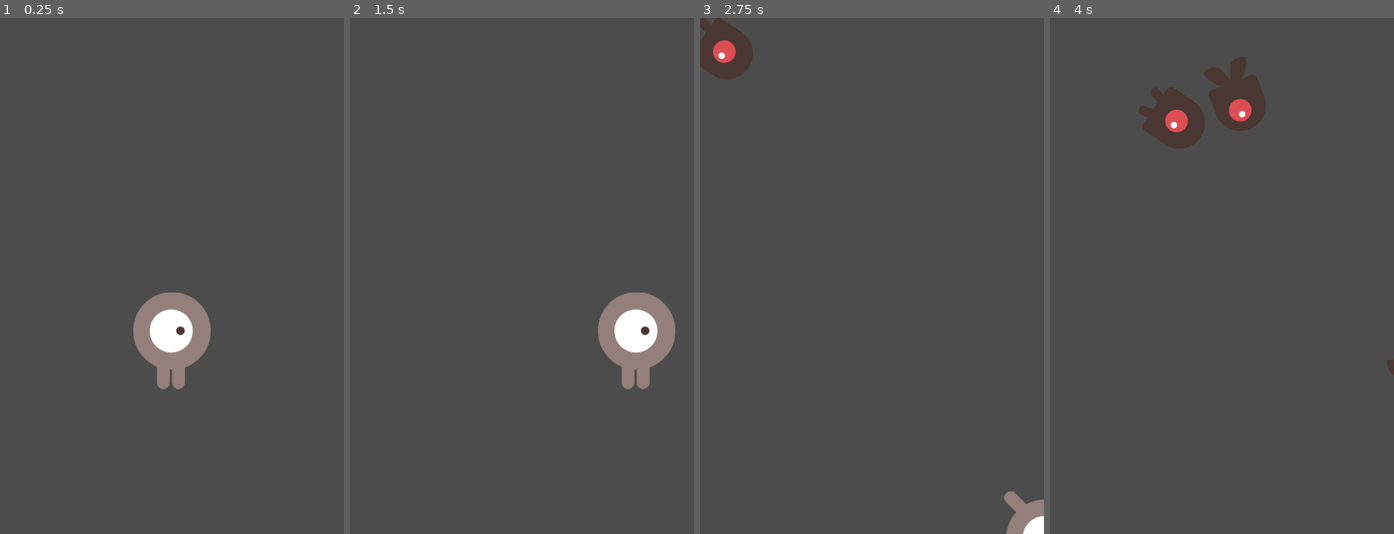
Above: before the commit, frames 1-4 (left to right).
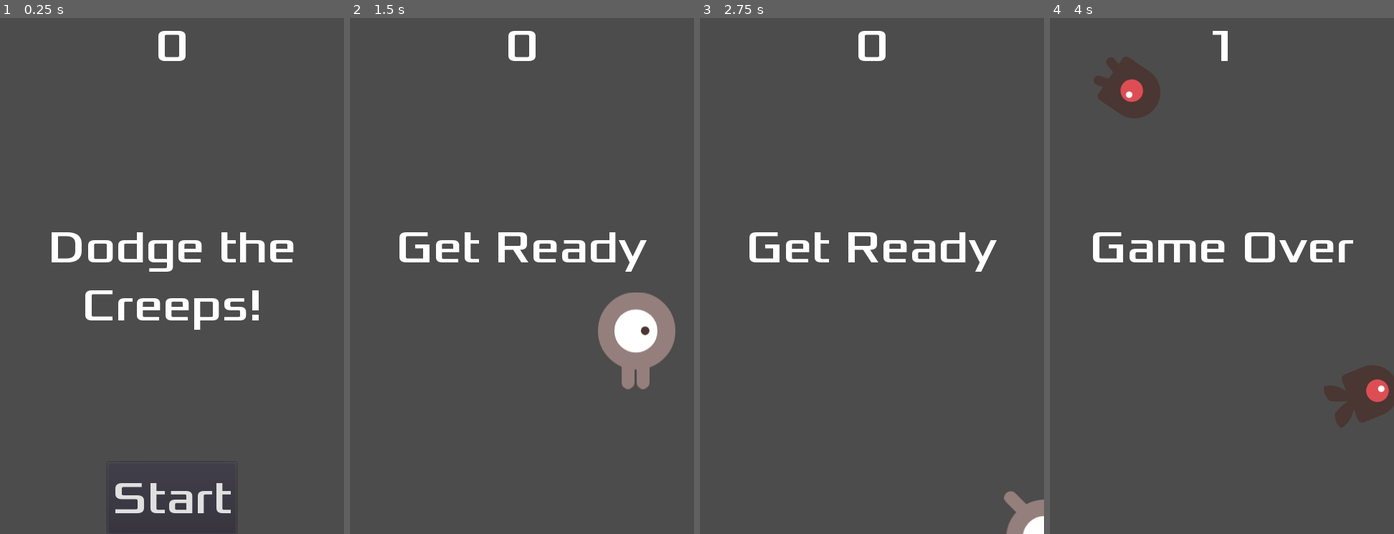
Above: after the commit, the same moments.

Repository: jakierice/dodge-tutorial
Game: Godot game, scene res://Main.tscn
The game is run twice, just before and just after one commit, with the same random seed, the same clock (stepped at 60 frames per second) and the same inputs.
Inputs (mouse positions are in pixels of both pictures, inside the frame that each line leads up to):
- Up to frame 1 (0.25 s): no input
- Up to frame 2 (1.5 s): click (522, 497) at 0.5 s, where only the run after the commit has a clickable "Start"; tap Enter at 1.25 s; hold Right (ui_right) from 1.28 s (still down)
- Up to frame 3 (2.75 s): release Right (ui_right) at 2.03 s; hold Down (ui_down) from 2.03 s (still down)
- Up to frame 4 (4 s): release Down (ui_down) at 2.78 s; hold Right (ui_right) 2.78-3.53 s; hold Up (ui_up) from 3.53 s (still down)

The runs differ from the first frame. In frame 1, 6.4% of the frame differs, in the area x 15-86%, y 2-96%; in frame 2, 2.0%; in frame 3, 3.4%; in frame 4, 7.8%, in the area x 12-100%, y 2-80%.

Commit message:
feat: add HUD for game start, message, and score

Diff:
--- /dev/null
+++ b/HUD.gd
@@ -0,0 +1,30 @@
+extends CanvasLayer
+
+signal start_game
+
+func show_message(text):
+	$Message.text = text
+	$Message.show()
+	$MessageTimer.start()
+
+
+func show_game_over():
+	show_message("Game Over")
+	yield($MessageTimer, "timeout")
+	$Message.text = "Dodge the\nCreeps"
+	$Message.show()
+	yield(get_tree().create_timer(1), "timeout")
+	$StartButton.show()
+
+
+func update_score(score):
+	$ScoreLabel.text = str(score)
+
+
+func _on_StartButton_pressed():
+	$StartButton.hide()
+	emit_signal("start_game")
+
+
+func _on_MessageTimer_timeout():
+	$Message.hide()
--- /dev/null
+++ b/HUD.tscn
@@ -0,0 +1,54 @@
+[gd_scene load_steps=4 format=2]
+
+[ext_resource path="res://HUD.gd" type="Script" id=1]
+[ext_resource path="res://fonts/Xolonium-Regular.ttf" type="DynamicFontData" id=2]
+
+[sub_resource type="DynamicFont" id=1]
+size = 64
+font_data = ExtResource( 2 )
+
+[node name="HUD" type="CanvasLayer"]
+script = ExtResource( 1 )
+
+[node name="Message" type="Label" parent="."]
+anchor_top = 0.5
+anchor_right = 1.0
+anchor_bottom = 0.5
+margin_top = -79.5
+margin_bottom = 79.5
+custom_fonts/font = SubResource( 1 )
+text = "Dodge the Creeps!"
+align = 1
+autowrap = true
+__meta__ = {
+"_edit_use_anchors_": false
+}
+
+[node name="ScoreLabel" type="Label" parent="."]
+anchor_right = 1.0
+margin_bottom = 78.0
+custom_fonts/font = SubResource( 1 )
+text = "0"
+align = 1
+__meta__ = {
+"_edit_use_anchors_": false
+}
+
+[node name="StartButton" type="Button" parent="."]
+anchor_left = 0.5
+anchor_top = 1.0
+anchor_right = 0.5
+anchor_bottom = 1.0
+margin_left = -90.0
+margin_top = -100.0
+margin_right = 90.0
+custom_fonts/font = SubResource( 1 )
+text = "Start"
+__meta__ = {
+"_edit_use_anchors_": false
+}
+
+[node name="MessageTimer" type="Timer" parent="."]
+wait_time = 2.0
+one_shot = true
+[connection signal="pressed" from="StartButton" to="." method="_on_StartButton_pressed"]
--- a/Main.gd
+++ b/Main.gd
@@ -1,41 +1,46 @@
 extends Node
 
-export (PackedScene) var Mob
+export(PackedScene) var Mob
 var score
 
 func _ready():
+	print_debug("Game Started")
 	randomize()
-	new_game()
+
 
 func game_over():
 	$ScoreTimer.stop()
 	$MobTimer.stop()
+	$HUD.show_game_over()
+
 
 func new_game():
+	print_debug("Name game initiated.")
 	score = 0
 	$Player.start($StartPosition.position)
 	$StartTimer.start()
+	$HUD.update_score(score)
+	$HUD.show_message("Get Ready")
+
+
+func _on_MobTimer_timeout():
+	$MobPath/MobSpawnLocation.offset = randi()
+	var mob = Mob.instance()
+	add_child(mob)
+	var direction = $MobPath/MobSpawnLocation.rotation + TAU / 4
+	mob.position = $MobPath/MobSpawnLocation.position
+	direction += rand_range(-TAU / 8, TAU / 8)
+	mob.rotation = direction
+	mob.linear_velocity = Vector2(rand_range(mob.min_speed, mob.max_speed), 0).rotated(direction)
+	# warning-ignore:return_value_discarded
+	$HUD.connect("start_game", mob, "_on_start_game")
+
+
+func _on_ScoreTimer_timeout():
+	score += 1
+	$HUD.update_score(score)
+
 
 func _on_StartTimer_timeout():
 	$MobTimer.start()
 	$ScoreTimer.start()
-
-func _on_ScoreTimer_timeout():
-	score += 1
-
-func _on_MobTimer_timeout():
-	# Choose a random location on Path2D.
-	$MobPath/MobSpawnLocation.offset = randi()
-	# Create a Mob instance and add it to the scene.
-	var mob = Mob.instance()
-	add_child(mob)
-	# Set the mob's direction perpendicular to the path direction.
-	var direction = $MobPath/MobSpawnLocation.rotation + PI / 2
-	# Set the mob's position to a random location.
-	mob.position = $MobPath/MobSpawnLocation.position
-	# Add some randomness to the direction.
-	direction += rand_range(-PI / 4, PI / 4)
-	mob.rotation = direction
-	# Set the velocity (speed & direction).
-	mob.linear_velocity = Vector2(rand_range(mob.min_speed, mob.max_speed), 0)
-	mob.linear_velocity = mob.linear_velocity.rotated(direction)
--- a/Main.tscn
+++ b/Main.tscn
@@ -1,8 +1,9 @@
-[gd_scene load_steps=5 format=2]
+[gd_scene load_steps=6 format=2]
 
 [ext_resource path="res://Player.tscn" type="PackedScene" id=1]
 [ext_resource path="res://Main.gd" type="Script" id=2]
 [ext_resource path="res://Mob.tscn" type="PackedScene" id=3]
+[ext_resource path="res://HUD.tscn" type="PackedScene" id=4]
 
 [sub_resource type="Curve2D" id=1]
 _data = {
@@ -32,7 +33,10 @@
 curve = SubResource( 1 )
 
 [node name="MobSpawnLocation" type="PathFollow2D" parent="MobPath"]
+
+[node name="HUD" parent="." instance=ExtResource( 4 )]
 [connection signal="hit" from="Player" to="." method="game_over"]
 [connection signal="timeout" from="MobTimer" to="." method="_on_MobTimer_timeout"]
 [connection signal="timeout" from="ScoreTimer" to="." method="_on_ScoreTimer_timeout"]
 [connection signal="timeout" from="StartTimer" to="." method="_on_StartTimer_timeout"]
+[connection signal="start_game" from="HUD" to="." method="new_game"]
